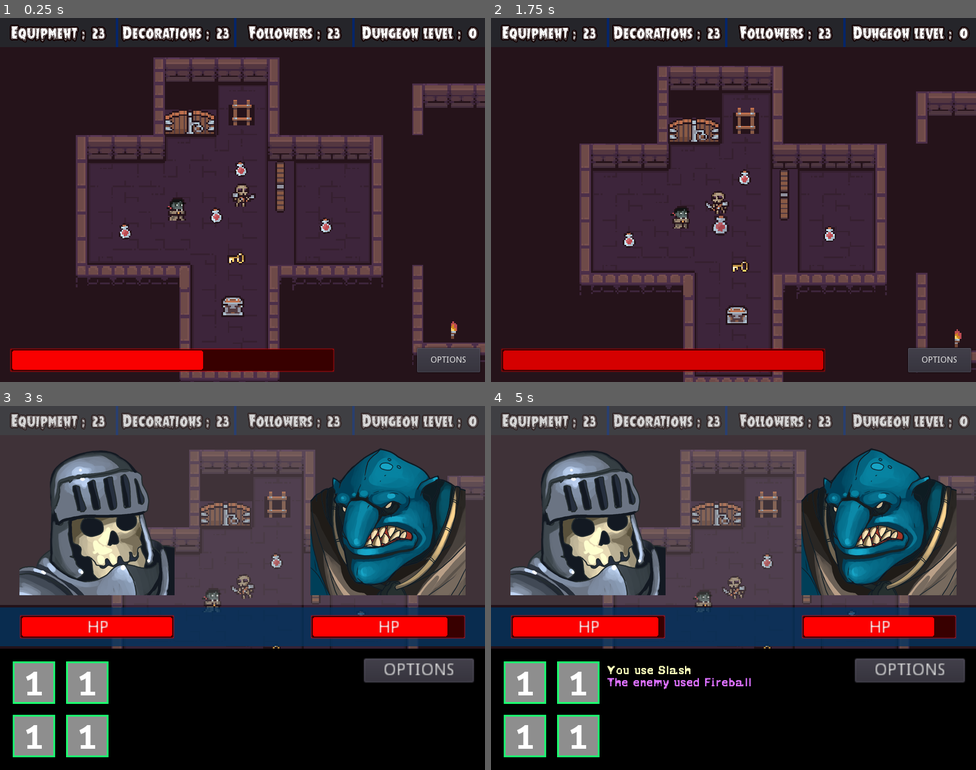
Above: before the commit, frames 1-4 (two rows, left to right).
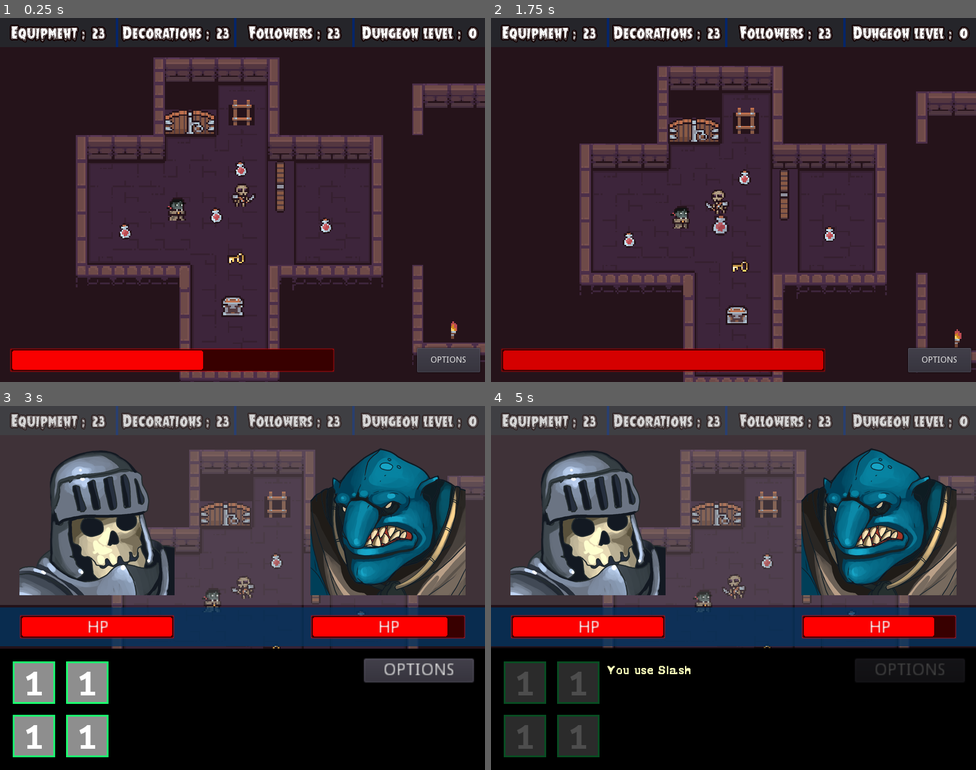
Above: after the commit, the same moments.

Repository: ktosox/Godot_Wild_06_2020
Game: Godot game, scene res://LEVELS/TEST/GameLevel.tscn
The game is run twice, just before and just after one commit, with the same random seed, the same clock (stepped at 60 frames per second) and the same inputs. This scene is started directly instead of the project's main scene. Sound files missing from this copy of the repository are replaced by a short silence.
Inputs (mouse positions are in pixels of both pictures, inside the frame that each line leads up to):
- Up to frame 1 (0.25 s): no input
- Up to frame 2 (1.75 s): tap Enter (ui_accept) at 0.5, 0.77, 1.52 s; move the mouse to (840, 181) at 0.52 s; press the mouse at (840, 181) at 0.53 s; move the mouse to (636, 218) at 1.27 s; release the mouse at (636, 218) at 1.28 s; click (636, 218) at 1.35 s
- Up to frame 3 (3 s): click "START FIGHT" at 2 s; click "START FIGHT" at 2.75 s
- Up to frame 4 (5 s): click (524, 682) at 3.5 s; click (578, 682) at 4.25 s

The runs differ from the first frame. In frame 1, less than 0.1% of the frame differs, in the area x 47-52%, y 47-51%; in frame 2, less than 0.1%; in frame 3, less than 0.1%; in frame 4, 6.2%, in the area x 2-98%, y 46-97%.

Commit message:
implemented attack animations, currently only 1 per player and enemy

Diff:
--- /dev/null
+++ b/Game/Battle/AttackAnimations.tres
@@ -0,0 +1,143 @@
+[gd_resource type="SpriteFrames" load_steps=34 format=2]
+
+[ext_resource path="res://Battle/Pixelated Attack-Hit Animations/hit_animations_3/splash04.png" type="Texture" id=1]
+[ext_resource path="res://Battle/Pixelated Attack-Hit Animations/hit_animations/blast01_green.png" type="Texture" id=2]
+[ext_resource path="res://Battle/Pixelated Attack-Hit Animations/hit_animations/hit04.png" type="Texture" id=3]
+
+[sub_resource type="AtlasTexture" id=27]
+atlas = ExtResource( 1 )
+region = Rect2( 0, 0, 64, 64 )
+
+[sub_resource type="AtlasTexture" id=28]
+atlas = ExtResource( 1 )
+region = Rect2( 64, 0, 64, 64 )
+
+[sub_resource type="AtlasTexture" id=29]
+atlas = ExtResource( 1 )
+region = Rect2( 128, 0, 64, 64 )
+
+[sub_resource type="AtlasTexture" id=30]
+atlas = ExtResource( 1 )
+region = Rect2( 192, 0, 64, 64 )
+
+[sub_resource type="AtlasTexture" id=31]
+atlas = ExtResource( 1 )
+region = Rect2( 256, 0, 64, 64 )
+
+[sub_resource type="AtlasTexture" id=32]
+atlas = ExtResource( 1 )
+region = Rect2( 0, 64, 64, 64 )
+
+[sub_resource type="AtlasTexture" id=33]
+atlas = ExtResource( 1 )
+region = Rect2( 64, 64, 64, 64 )
+
+[sub_resource type="AtlasTexture" id=34]
+atlas = ExtResource( 1 )
+region = Rect2( 128, 64, 64, 64 )
+
+[sub_resource type="AtlasTexture" id=35]
+atlas = ExtResource( 1 )
+region = Rect2( 192, 64, 64, 64 )
+
+[sub_resource type="AtlasTexture" id=36]
+atlas = ExtResource( 1 )
+region = Rect2( 256, 64, 64, 64 )
+
+[sub_resource type="AtlasTexture" id=7]
+atlas = ExtResource( 2 )
+region = Rect2( 0, 0, 64, 32 )
+
+[sub_resource type="AtlasTexture" id=8]
+atlas = ExtResource( 2 )
+region = Rect2( 64, 0, 64, 32 )
+
+[sub_resource type="AtlasTexture" id=9]
+atlas = ExtResource( 2 )
+region = Rect2( 0, 32, 64, 32 )
+
+[sub_resource type="AtlasTexture" id=10]
+atlas = ExtResource( 2 )
+region = Rect2( 64, 32, 64, 32 )
+
+[sub_resource type="AtlasTexture" id=11]
+atlas = ExtResource( 2 )
+region = Rect2( 0, 64, 64, 32 )
+
+[sub_resource type="AtlasTexture" id=12]
+atlas = ExtResource( 2 )
+region = Rect2( 64, 64, 64, 32 )
+
+[sub_resource type="AtlasTexture" id=13]
+atlas = ExtResource( 2 )
+region = Rect2( 0, 96, 64, 32 )
+
+[sub_resource type="AtlasTexture" id=14]
+atlas = ExtResource( 2 )
+region = Rect2( 64, 96, 64, 32 )
+
+[sub_resource type="AtlasTexture" id=15]
+atlas = ExtResource( 2 )
+region = Rect2( 0, 128, 64, 32 )
+
+[sub_resource type="AtlasTexture" id=16]
+atlas = ExtResource( 2 )
+region = Rect2( 64, 128, 64, 32 )
+
+[sub_resource type="AtlasTexture" id=17]
+atlas = ExtResource( 3 )
+region = Rect2( 0, 0, 64, 64 )
+
+[sub_resource type="AtlasTexture" id=18]
+atlas = ExtResource( 3 )
+region = Rect2( 64, 0, 64, 64 )
+
+[sub_resource type="AtlasTexture" id=19]
+atlas = ExtResource( 3 )
+region = Rect2( 128, 0, 64, 64 )
+
+[sub_resource type="AtlasTexture" id=20]
+atlas = ExtResource( 3 )
+region = Rect2( 192, 0, 64, 64 )
+
+[sub_resource type="AtlasTexture" id=21]
+atlas = ExtResource( 3 )
+region = Rect2( 256, 0, 64, 64 )
+
+[sub_resource type="AtlasTexture" id=22]
+atlas = ExtResource( 3 )
+region = Rect2( 0, 64, 64, 64 )
+
+[sub_resource type="AtlasTexture" id=23]
+atlas = ExtResource( 3 )
+region = Rect2( 64, 64, 64, 64 )
+
+[sub_resource type="AtlasTexture" id=24]
+atlas = ExtResource( 3 )
+region = Rect2( 128, 64, 64, 64 )
+
+[sub_resource type="AtlasTexture" id=25]
+atlas = ExtResource( 3 )
+region = Rect2( 192, 64, 64, 64 )
+
+[sub_resource type="AtlasTexture" id=26]
+atlas = ExtResource( 3 )
+region = Rect2( 256, 64, 64, 64 )
+
+[resource]
+animations = [ {
+"frames": [ SubResource( 27 ), SubResource( 28 ), SubResource( 29 ), SubResource( 30 ), SubResource( 31 ), SubResource( 32 ), SubResource( 33 ), SubResource( 34 ), SubResource( 35 ), SubResource( 36 ) ],
+"loop": false,
+"name": "Smash",
+"speed": 12.0
+}, {
+"frames": [ SubResource( 7 ), SubResource( 8 ), SubResource( 9 ), SubResource( 10 ), SubResource( 11 ), SubResource( 12 ), SubResource( 13 ), SubResource( 14 ), SubResource( 15 ), SubResource( 16 ) ],
+"loop": false,
+"name": "Flame",
+"speed": 20.0
+}, {
+"frames": [ SubResource( 17 ), SubResource( 18 ), SubResource( 19 ), SubResource( 20 ), SubResource( 21 ), SubResource( 22 ), SubResource( 23 ), SubResource( 24 ), SubResource( 25 ), SubResource( 26 ) ],
+"loop": false,
+"name": "Slash",
+"speed": 20.0
+} ]
--- a/Game/Battle/Battle_View.gd
+++ b/Game/Battle/Battle_View.gd
@@ -215,7 +215,7 @@
 		if(enemyStatus[1]<1):
 			enemyStatus.clear()
 		#match that deals with statuses goes here
-	$VBoxContainer/ButtonSpace/ButtonBlocker.visible = true
+
 	$TurnInd.color = Color(1,0,0)
 	$TimerEnemyAttack.start()
 	pass
@@ -250,19 +250,10 @@
 	# else skip dealing dmg
 
 
-
-
-	enemy_turn()
-	pass
-
-
-#func update_button(bttn):
-#	var trgt_bttn = button_map[bttn]
-#
-##	trgt_bttn.texture_normal = load("res://Battle/Icons/"+String(skill_map[bttn])+".png")
-##	trgt_bttn.toggle_border(true)
-##	trgt_bttn.hint_tooltip = skill_data[0] +  '\n' + skill_data[1]
-#	pass
+	$VBoxContainer/ActorSpace/PlayerAttack.play("Slash")
+	$VBoxContainer/ButtonSpace/ButtonBlocker.visible = true
+
+	pass
 
 func enemy_attack():
 	#pick an attack
@@ -291,11 +282,6 @@
 	if(selected_skill["EnemyMod"]!=0):
 		enemyMod = selected_skill["EnemyMod"]
 
-
-
-
-
-
 #	if(skill[4]<0):
 #		GM.set_player_HP(skill[4])
 #
@@ -307,14 +293,11 @@
 #		enemy_morale += skill[3]
 #
 #		enemy_hp_bar.value = enemy_morale
-
 	#player_hp_bar.value = GM.playerHP
-
-#	textField.append_bbcode("The enemy decided to "+skill[0])
-#	textField.newline()
-#	if(textField.get_line_count()>6):
-#		textField.remove_line(0)
-	player_turn()
+	$VBoxContainer/ActorSpace/EnemyAttack.play("Smash")
+
+func attack_animation(ID):
+
 	pass
 
 
@@ -566,9 +549,7 @@
 	get_tree().paused = true
 	pass
 
-func _on_TimerEnemyAttack_timeout():
-	enemy_attack()
-	pass # Replace with function body.
+
 
 
 
@@ -598,3 +579,17 @@
 func _on_StartFight_pressed():
 	start_fight()
 	pass # Replace with function body.
+
+
+func _on_TimerEnemyAttack_timeout():
+	enemy_attack()
+	pass # Replace with function body.
+
+func _on_PlayerAttack_animation_finished(anim_name):
+	enemy_turn()
+	pass # Replace with function body.
+
+
+func _on_EnemyAttack_animation_finished(anim_name):
+	player_turn()
+	pass # Replace with function body.
--- a/Game/Battle/Battle_View.tscn
+++ b/Game/Battle/Battle_View.tscn
@@ -1,10 +1,65 @@
-[gd_scene load_steps=12 format=2]
+[gd_scene load_steps=15 format=2]
 
 [ext_resource path="res://Battle/Battle_View.gd" type="Script" id=1]
 [ext_resource path="res://Battle/AvatarScene.tscn" type="PackedScene" id=2]
 [ext_resource path="res://Battle/Skill_Button.tscn" type="PackedScene" id=3]
 [ext_resource path="res://textfieldFont.tres" type="DynamicFont" id=4]
 [ext_resource path="res://Battle/StatBAr.shader" type="Shader" id=5]
+[ext_resource path="res://Battle/AttackAnimations.tres" type="SpriteFrames" id=6]
+
+[sub_resource type="Animation" id=8]
+resource_name = "Smash"
+tracks/0/type = "value"
+tracks/0/path = NodePath("EnemyAnims:frame")
+tracks/0/interp = 1
+tracks/0/loop_wrap = true
+tracks/0/imported = false
+tracks/0/enabled = true
+tracks/0/keys = {
+"times": PoolRealArray( 0, 0.9 ),
+"transitions": PoolRealArray( 1, 1 ),
+"update": 0,
+"values": [ 0, 9 ]
+}
+tracks/1/type = "value"
+tracks/1/path = NodePath("EnemyAnims:visible")
+tracks/1/interp = 1
+tracks/1/loop_wrap = true
+tracks/1/imported = false
+tracks/1/enabled = true
+tracks/1/keys = {
+"times": PoolRealArray( 0, 0.9 ),
+"transitions": PoolRealArray( 1, 1 ),
+"update": 1,
+"values": [ true, false ]
+}
+
+[sub_resource type="Animation" id=7]
+resource_name = "Slash"
+tracks/0/type = "value"
+tracks/0/path = NodePath("PlayerAnims:frame")
+tracks/0/interp = 1
+tracks/0/loop_wrap = true
+tracks/0/imported = false
+tracks/0/enabled = true
+tracks/0/keys = {
+"times": PoolRealArray( 0, 0.9 ),
+"transitions": PoolRealArray( 1, 1 ),
+"update": 0,
+"values": [ 0, 9 ]
+}
+tracks/1/type = "value"
+tracks/1/path = NodePath("PlayerAnims:visible")
+tracks/1/interp = 1
+tracks/1/loop_wrap = true
+tracks/1/imported = false
+tracks/1/enabled = true
+tracks/1/keys = {
+"times": PoolRealArray( 0, 0.9 ),
+"transitions": PoolRealArray( 1, 1 ),
+"update": 1,
+"values": [ true, false ]
+}
 
 [sub_resource type="ShaderMaterial" id=1]
 shader = ExtResource( 5 )
@@ -114,6 +169,26 @@
 margin_right = -512.0
 margin_bottom = -8.0
 
+[node name="EnemyAttack" type="AnimationPlayer" parent="VBoxContainer/ActorSpace"]
+anims/Smash = SubResource( 8 )
+
+[node name="PlayerAttack" type="AnimationPlayer" parent="VBoxContainer/ActorSpace"]
+anims/Slash = SubResource( 7 )
+
+[node name="PlayerAnims" type="AnimatedSprite" parent="VBoxContainer/ActorSpace"]
+visible = false
+position = Vector2( 636.779, 191.435 )
+scale = Vector2( -4, 4 )
+frames = ExtResource( 6 )
+animation = "Slash"
+
+[node name="EnemyAnims" type="AnimatedSprite" parent="VBoxContainer/ActorSpace"]
+visible = false
+position = Vector2( 165.707, 208.47 )
+scale = Vector2( 4, 4 )
+frames = ExtResource( 6 )
+animation = "Smash"
+
 [node name="BarSpace" type="ColorRect" parent="VBoxContainer"]
 self_modulate = Color( 1, 1, 1, 0.741176 )
 margin_top = 332.0
@@ -405,7 +480,7 @@
 anims/rise = SubResource( 6 )
 
 [node name="TimerEnemyAttack" type="Timer" parent="."]
-wait_time = 1.3
+wait_time = 0.7
 one_shot = true
 
 [node name="TurnInd" type="ColorRect" parent="."]
@@ -417,6 +492,8 @@
 __meta__ = {
 "_edit_use_anchors_": false
 }
+[connection signal="animation_finished" from="VBoxContainer/ActorSpace/EnemyAttack" to="." method="_on_EnemyAttack_animation_finished"]
+[connection signal="animation_finished" from="VBoxContainer/ActorSpace/PlayerAttack" to="." method="_on_PlayerAttack_animation_finished"]
 [connection signal="pressed" from="VBoxContainer/ButtonSpace/StartFight" to="." method="_on_StartFight_pressed"]
 [connection signal="pressed" from="VBoxContainer/ButtonSpace/Options" to="." method="_on_Options_pressed"]
 [connection signal="pressed" from="EndScreen/EnemyDies/ButtonEnemyDies" to="." method="_on_ButtonEnemyDies_pressed"]
--- a/Game/LEVELS/TEST/GameLevel.tscn
+++ b/Game/LEVELS/TEST/GameLevel.tscn
@@ -505,7 +505,7 @@
 position = Vector2( 32.1772, 56.0328 )
 
 [node name="AnimatedSprite" parent="Player/Location" index="2"]
-frame = 0
+frame = 3
 
 [node name="Items" type="Node2D" parent="."]
 
Binary file added: Game/Battle/Pixelated Attack-Hit Animations/hit_animations/balls.png
Not shown, added: Game/Battle/Pixelated Attack-Hit Animations/hit_animations/balls.png.import
Binary file added: Game/Battle/Pixelated Attack-Hit Animations/hit_animations/blast01.png
Not shown, added: Game/Battle/Pixelated Attack-Hit Animations/hit_animations/blast01.png.import
Binary file added: Game/Battle/Pixelated Attack-Hit Animations/hit_animations/blast01_green.png
Not shown, added: Game/Battle/Pixelated Attack-Hit Animations/hit_animations/blast01_green.png.import
Binary file added: Game/Battle/Pixelated Attack-Hit Animations/hit_animations/blast01_orange.png
Not shown, added: Game/Battle/Pixelated Attack-Hit Animations/hit_animations/blast01_orange.png.import
Binary file added: Game/Battle/Pixelated Attack-Hit Animations/hit_animations/blast02.png
Not shown, added: Game/Battle/Pixelated Attack-Hit Animations/hit_animations/blast02.png.import
Binary file added: Game/Battle/Pixelated Attack-Hit Animations/hit_animations/blast02_orange.png
Not shown, added: Game/Battle/Pixelated Attack-Hit Animations/hit_animations/blast02_orange.png.import
(and 48 more such lines)
